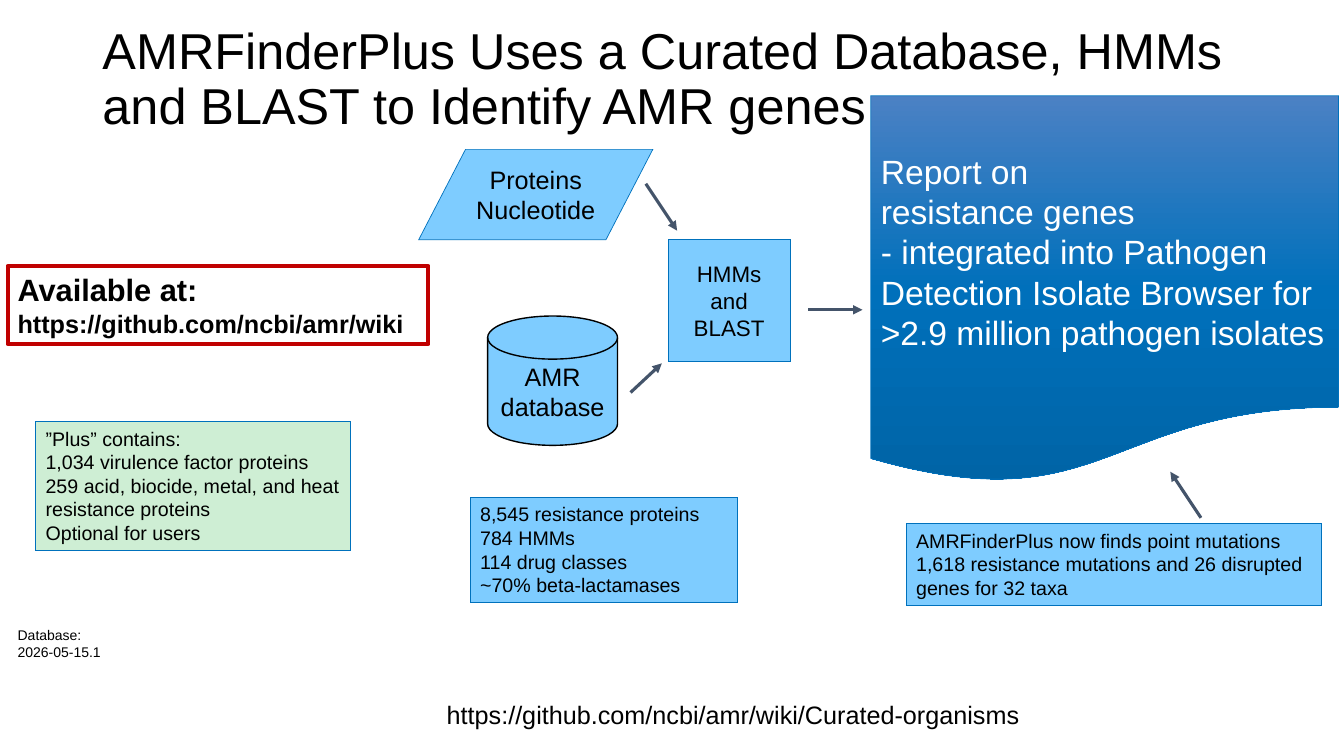
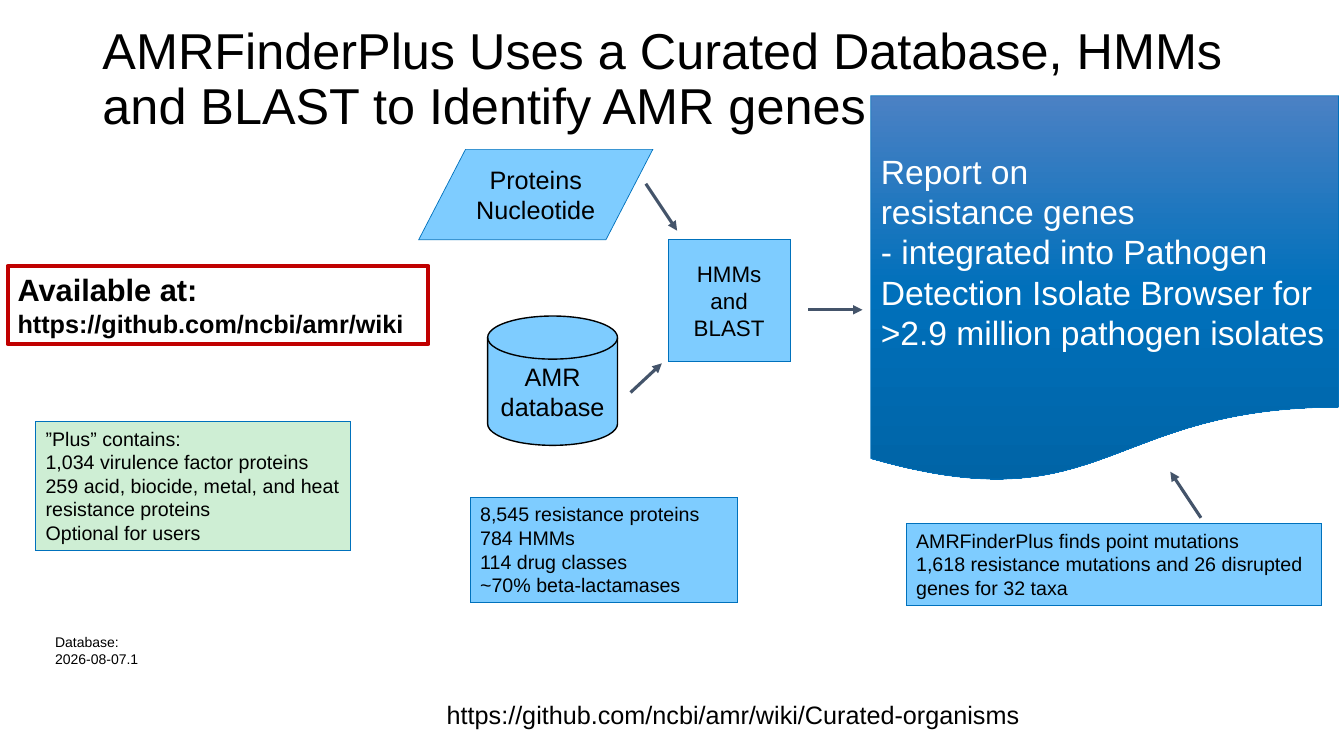
Before and after one commit to ncbi/workshop-asm-big-2026, a slide deck: slide 14 of bacterial_pathogens.pptx. Drawn at 1344x756 pixels with LibreOffice and Linux fonts; fonts in the diff are those of the drawing; background and template pictures are left out. Boxes give left, top, right and bottom in pixels: in the first picture for what was removed or moved away, otherwise in the second. Text is boxed around its words. In the diff, an @@ line names an element or a change of style, - is before the commit and + after.

```diff
--- a/bacterial_pathogens.pptx
+++ b/bacterial_pathogens.pptx
@@ text in rectangle at box(916, 533, 1239, 552): text changed @@
-AMRFinderPlus now finds point mutations
+AMRFinderPlus finds point mutations
@@ text at box(55, 637, 138, 664): text changed @@
-Database: 2026-05-15.1
+Database: 2026-08-07.1
```
Also in this commit, not shown: 4 other slides changed, 2 slides added, 2 slides removed.
